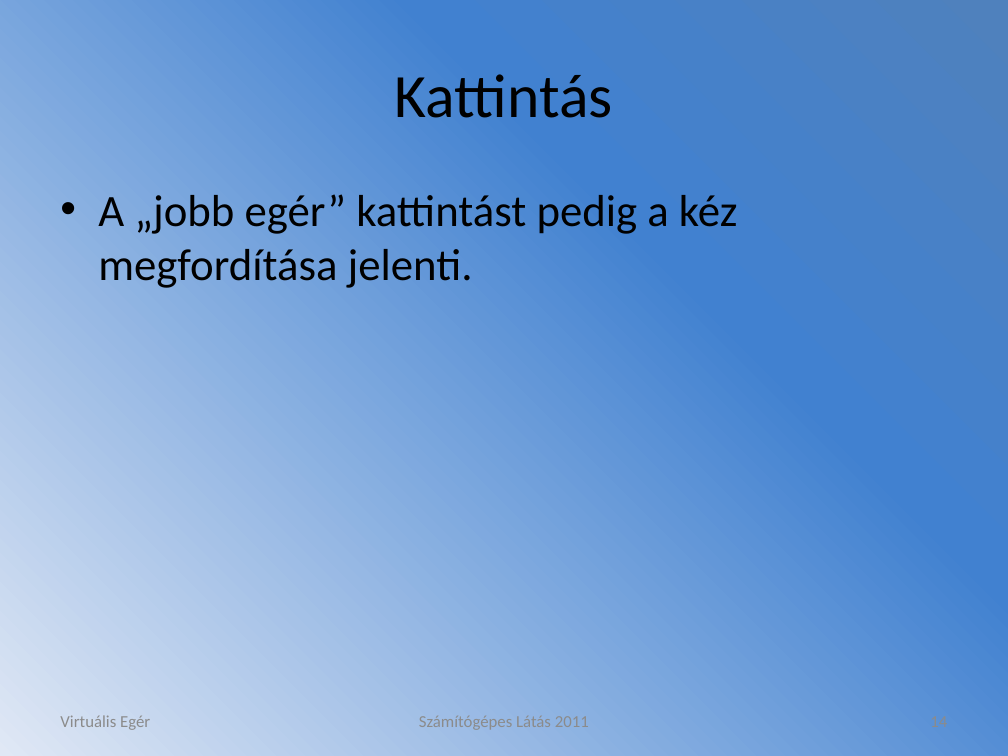
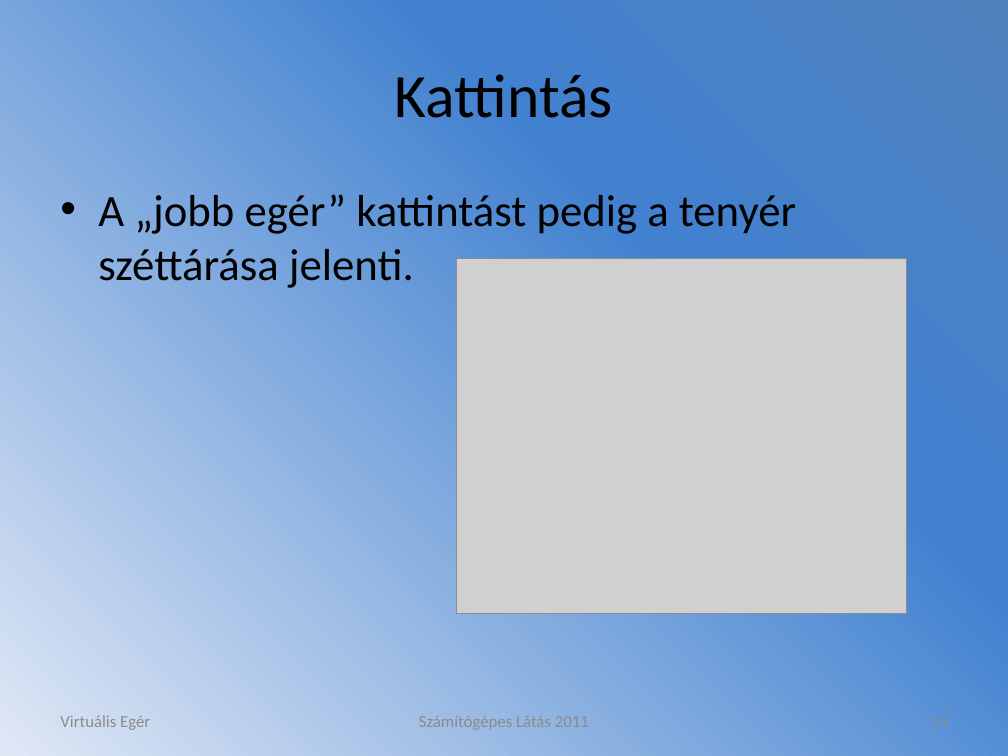
Before and after one commit to pilsy/virtual-mouse, a slide deck: slide 14 of Viktor/Virtuális Egér.pptx. Drawn at 1008x756 pixels with LibreOffice and Linux fonts; fonts in the diff are those of the drawing; grey boxes stand for pictures. Boxes give left, top, right and bottom in pixels: in the first picture for what was removed or moved away, otherwise in the second. Text is boxed around its words. In the diff, an @@ line names an element or a change of style, - is before the commit and + after.

```diff
--- a/Viktor/Virtuális Egér.pptx
+++ b/Viktor/Virtuális Egér.pptx
@@ text at bbox=[98, 194, 796, 288]: text changed @@
-• A „jobb egér” kattintást pedig a kéz megfordítása jelenti.
+• A „jobb egér” kattintást pedig a tenyér széttárása jelenti.
@@ picture added at bbox=[457, 259, 907, 614] @@
```
Also in this commit, not shown: 7 other files.
